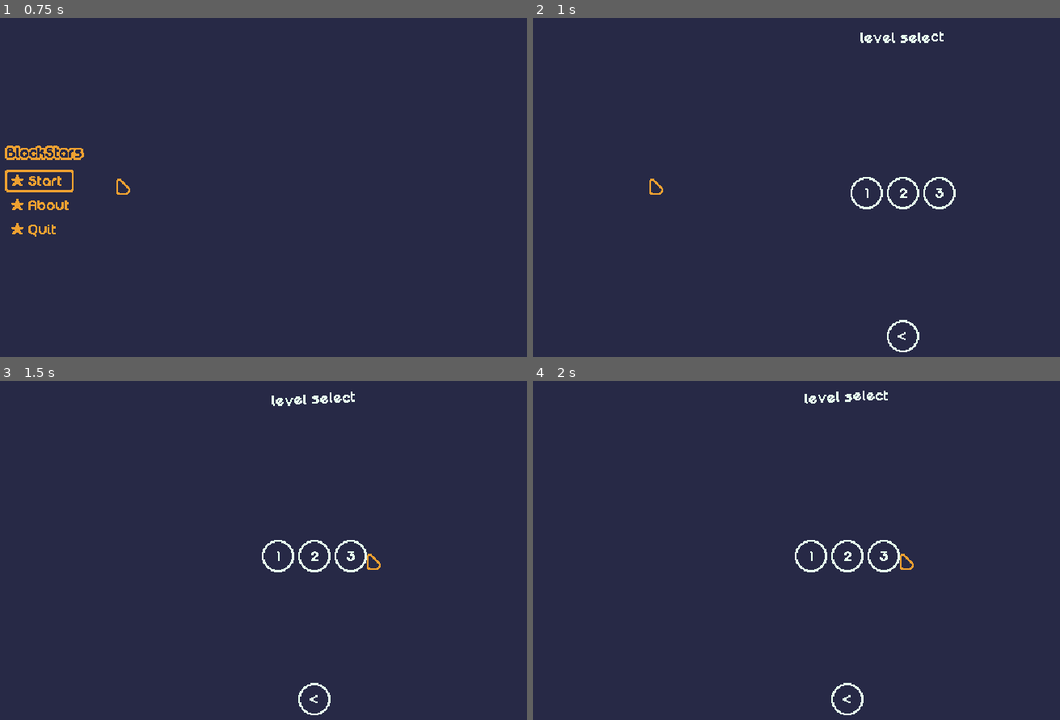
Above: before the commit, frames 1-4 (two rows, left to right).
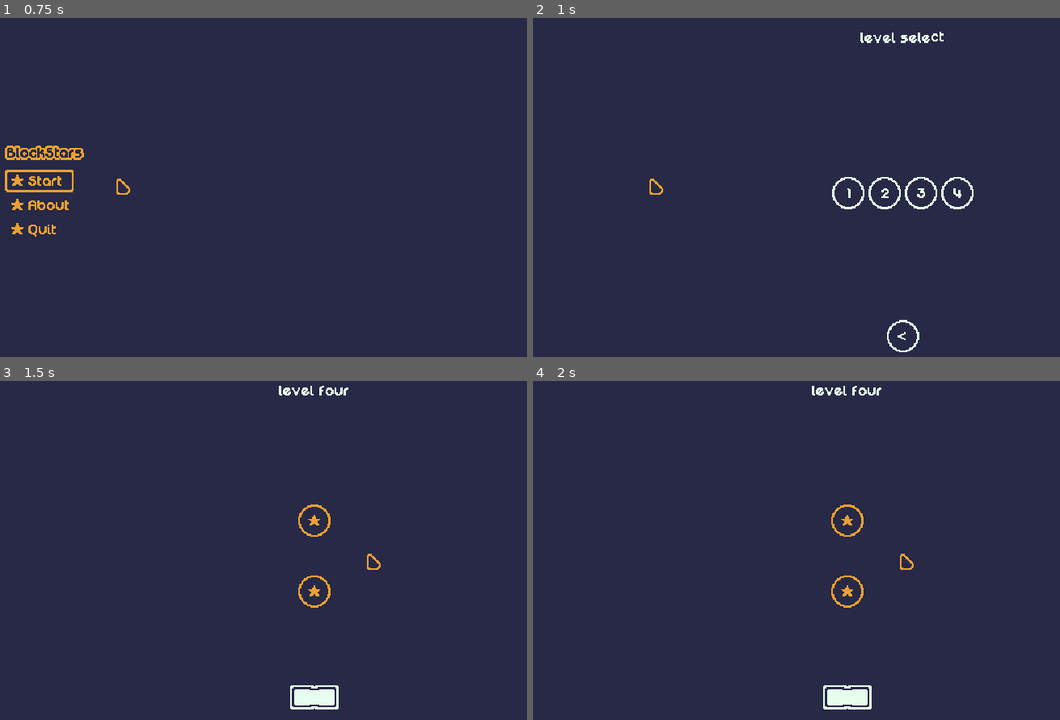
Above: after the commit, the same moments.

Repository: mrbartchak/brackeys-game-jam-2026.1
Game: Godot game, scene res://ui/screens/main_menu.tscn
Same seed, same stepped clock (60 frames per second), same inputs: the game is played once before the commit and once after it.
Inputs (mouse positions are in pixels of both pictures, inside the frame that each line leads up to):
- Up to frame 1 (0.75 s): click (115, 180) at 0.5 s
- Up to frame 2 (1 s): no input
- Up to frame 3 (1.5 s): click (368, 557) at 1.25 s, where only the run after the commit has a clickable "4"
- Up to frame 4 (2 s): no input

Frame 1 is identical in both runs. In frame 2, 0.8% of the frame differs, in the area x 56-84%, y 46-57%; in frame 3, 1.6%, in the area x 49-70%, y 1-99%; in frame 4, 1.6%.

Commit message:
rotate intro level (level 4)

Diff:
--- a/core/game_manager.gd
+++ b/core/game_manager.gd
@@ -3,7 +3,8 @@
 const level_list: Dictionary = {
 	"level_01": preload("res://levels/level_data/level_01.tres"),
 	"level_02": preload("res://levels/level_data/level_02.tres"),
-	"level_03": preload("res://levels/level_data/level_03.tres")
+	"level_03": preload("res://levels/level_data/level_03.tres"),
+	"level_04": preload("res://levels/level_data/level_04.tres")
 }
 
 var current_level_data: LevelData
--- /dev/null
+++ b/levels/level_data/level_04.tres
@@ -0,0 +1,11 @@
+[gd_resource type="Resource" script_class="LevelData" load_steps=2 format=3 uid="uid://cbghfkiajbofp"]
+
+[ext_resource type="Script" uid="uid://cjyn0y48epuwx" path="res://levels/level_data.gd" id="1_boho7"]
+
+[resource]
+script = ExtResource("1_boho7")
+id = "level_04"
+display_name = "level four"
+target_zone_positions = Array[Vector2]([Vector2(320, 145), Vector2(320, 215)])
+block_ids = Array[String](["block_1x2"])
+metadata/_custom_type_script = "uid://cjyn0y48epuwx"
--- a/ui/screens/level_select.tscn
+++ b/ui/screens/level_select.tscn
@@ -69,6 +69,11 @@
 level_id = "level_03"
 level_number = "3"
 
+[node name="LevelButton4" parent="HBoxContainer" instance=ExtResource("2_smnxl")]
+layout_mode = 2
+level_id = "level_04"
+level_number = "4"
+
 [node name="Footer" type="CenterContainer" parent="."]
 layout_mode = 1
 anchors_preset = 12
